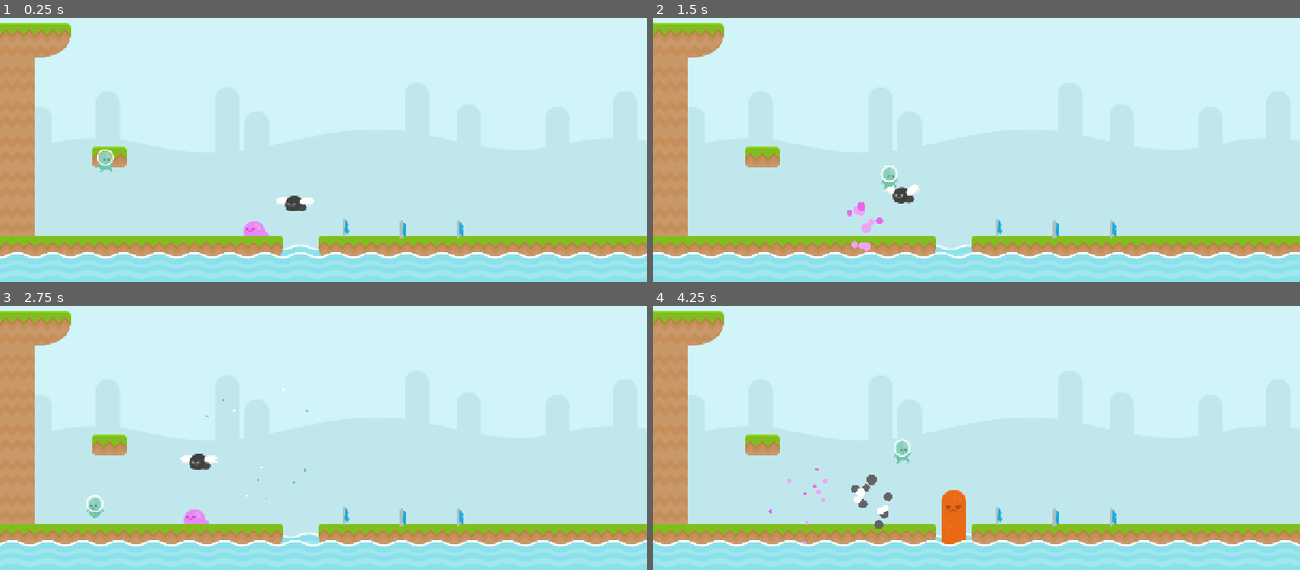
Above: before the commit, frames 1-4 (two rows, left to right).
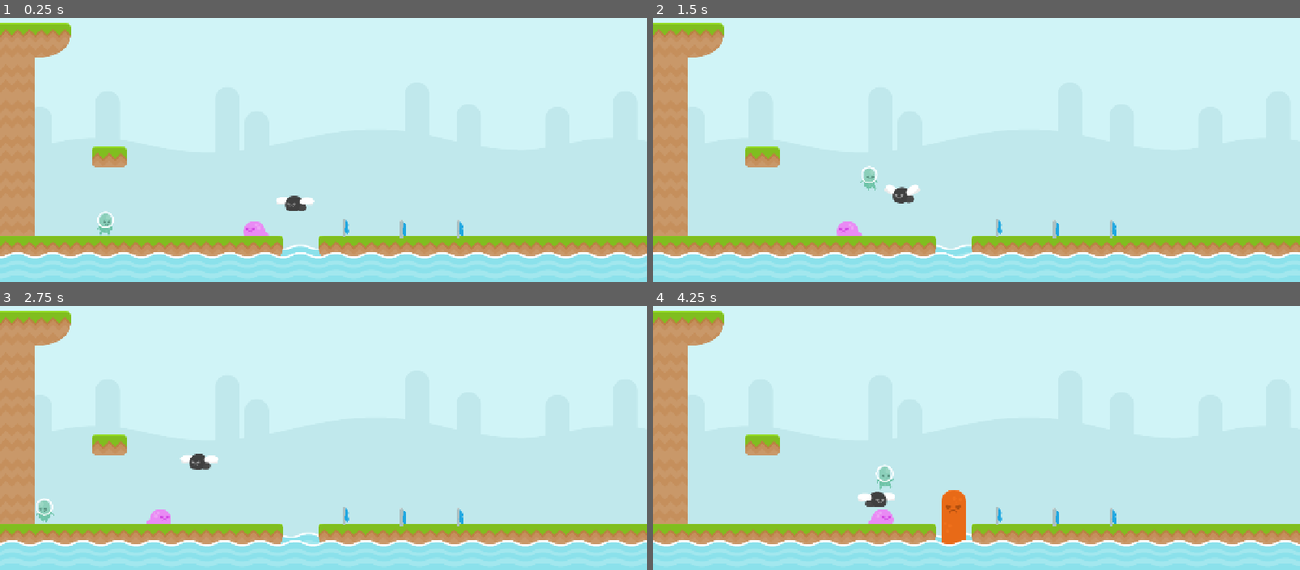
Above: after the commit, the same moments.

Repository: RafaelForbeck/the-way
Game: Godot game, scene res://scenes/phase.tscn
Two runs of this game, one before a commit and one after it. Both use one fixed random seed, a clock stepped at 60 frames per second and the inputs below.
Inputs:
- Up to frame 1 (0.25 s): no input
- Up to frame 2 (1.5 s): tap Enter (jump) at 0.5, 0.6, 0.77, 1.07 s; hold Right (move_right) from 0.53 s (still down); tap S (duck) at 1.35 s
- Up to frame 3 (2.75 s): tap Enter (jump) at 1.52, 1.55, 1.82, 2.1 s; release Right (move_right) at 2.03 s; hold Left (move_left) from 2.03 s (still down)
- Up to frame 4 (4.25 s): release Left (move_left) at 2.78 s; hold Right (move_right) from 2.78 s (still down); tap S (duck) at 2.85 s; tap Enter (jump) at 3.02, 3.05, 3.32, 3.6, 3.77, 4.07 s

The runs differ from the first frame. In frame 1, 0.3% of the frame differs, in the area x 15-18%, y 49-82%; in frame 2, 0.7%; in frame 3, 0.7%; in frame 4, 1.0%, in the area x 17-40%, y 50-91%.

Commit message:
feat: jump sound effect

Diff:
--- a/entities/player.tscn
+++ b/entities/player.tscn
@@ -10,6 +10,7 @@
 [ext_resource type="Texture2D" uid="uid://cqrx6eokfmetr" path="res://sprites/player/walk/p1_walk05.png" id="5_6eni2"]
 [ext_resource type="Texture2D" uid="uid://cxsj7ydwic5dg" path="res://sprites/player/walk/p1_walk06.png" id="6_msxq5"]
 [ext_resource type="Texture2D" uid="uid://b720288l3uccd" path="res://sprites/player/walk/p1_walk07.png" id="7_f4r5t"]
+[ext_resource type="AudioStream" uid="uid://c5ar3xs8ec5et" path="res://sounds/pulo.mp3" id="11_x08pd"]
 
 [sub_resource type="SpriteFrames" id="SpriteFrames_n1v54"]
 animations = [{
@@ -124,5 +125,11 @@
 
 [node name="Node2D" type="Node2D" parent="."]
 
+[node name="JumpEffect" type="AudioStreamPlayer2D" parent="."]
+stream = ExtResource("11_x08pd")
+
+[node name="SecondJumpEffect" type="AudioStreamPlayer2D" parent="."]
+stream = ExtResource("11_x08pd")
+
 [connection signal="area_entered" from="Hitbox" to="." method="_on_hitbox_area_entered"]
 [connection signal="timeout" from="ExplosionTimer" to="." method="_on_explosion_timer_timeout"]
--- a/scripts/player.gd
+++ b/scripts/player.gd
@@ -8,11 +8,13 @@
 @onready var anim = $AnimatedSprite2D
 @onready var collisionShape = $CollisionShape2D
 @onready var hitBox = $Hitbox/CollisionShape2D
+@onready var jump_effect: AudioStreamPlayer2D = $JumpEffect
+@onready var second_jump_effect: AudioStreamPlayer2D = $SecondJumpEffect
 
 @export var max_speed = 300.0
 @export var deceleration = 1200.0
 @export var acceleration = 1600.0
-@export var jump_velocity = 600.0
+@export var start_jump_velocity = 600
 @export var jump_velocity_increment = 10.0
 @export var second_jump_velocity = 300.0
 @export var second_jump_velocity_increment = 50.0
@@ -23,13 +25,15 @@
 @export var max_scale: float = 2
 @export var scale_velocity: float = 0.01
 
+var current_jump_velocity = 600.0
 var status :PlayerState
 var direction = 0
 var jump_count = 0
 
 func _ready() -> void:
 	GameManager.update_respawn_point(position)
-	go_to_jumping_state()
+	current_jump_velocity = start_jump_velocity
+	go_to_idle_state()
 
 func _physics_process(delta: float) -> void:
 
@@ -69,9 +73,9 @@
 
 func go_to_jumping_state():
 	status = PlayerState.JUMPING
-	if jump_velocity < max_jump_velocity:
-		jump_velocity += jump_velocity_increment
+	current_jump_velocity = min(current_jump_velocity + jump_velocity_increment, max_jump_velocity)
 	jump()
+	play_jump_effect()
 	anim.play("jumping")
 
 func go_to_ducking_state():
@@ -166,7 +170,7 @@
 # Private funcs
 
 func jump():
-	velocity.y = -jump_velocity
+	velocity.y = -current_jump_velocity
 
 func second_jump():
 	if velocity.y < 0: # Se está caindo
@@ -179,8 +183,30 @@
 		else:
 			velocity.y -= second_jump_velocity
 
-	second_jump_velocity = min(jump_velocity, second_jump_velocity + second_jump_velocity_increment)
+	second_jump_velocity = min(current_jump_velocity, second_jump_velocity + second_jump_velocity_increment)
+	play_second_jump_effect()
 	jump_count += 1
+
+func play_jump_effect():
+	var range_velocity = max_jump_velocity - start_jump_velocity
+	var current = current_jump_velocity - start_jump_velocity
+	var percent = current / range_velocity
+	var pitch_range = 0.7
+	var start_pitch = 1.2
+	var current_pitch = start_pitch - pitch_range * percent
+	jump_effect.pitch_scale = current_pitch
+	jump_effect.play()
+
+func play_second_jump_effect():
+	var range_velocity = max_jump_velocity
+	var current = second_jump_velocity
+	var percent = current / range_velocity
+	var pitch_range = 0.7
+	var start_pitch = 1.2
+	var current_pitch = start_pitch - pitch_range * percent
+	second_jump_effect.pitch_scale = current_pitch
+	second_jump_effect.volume_linear = percent
+	second_jump_effect.play()
 
 func set_h_flip():
 	if velocity.x > 0:
Not shown: 1 places in entities/player.tscn that only renumber resources
Not shown, added: sounds/pulo.mp3.import
Not shown, added: sounds/pulo.mp3
